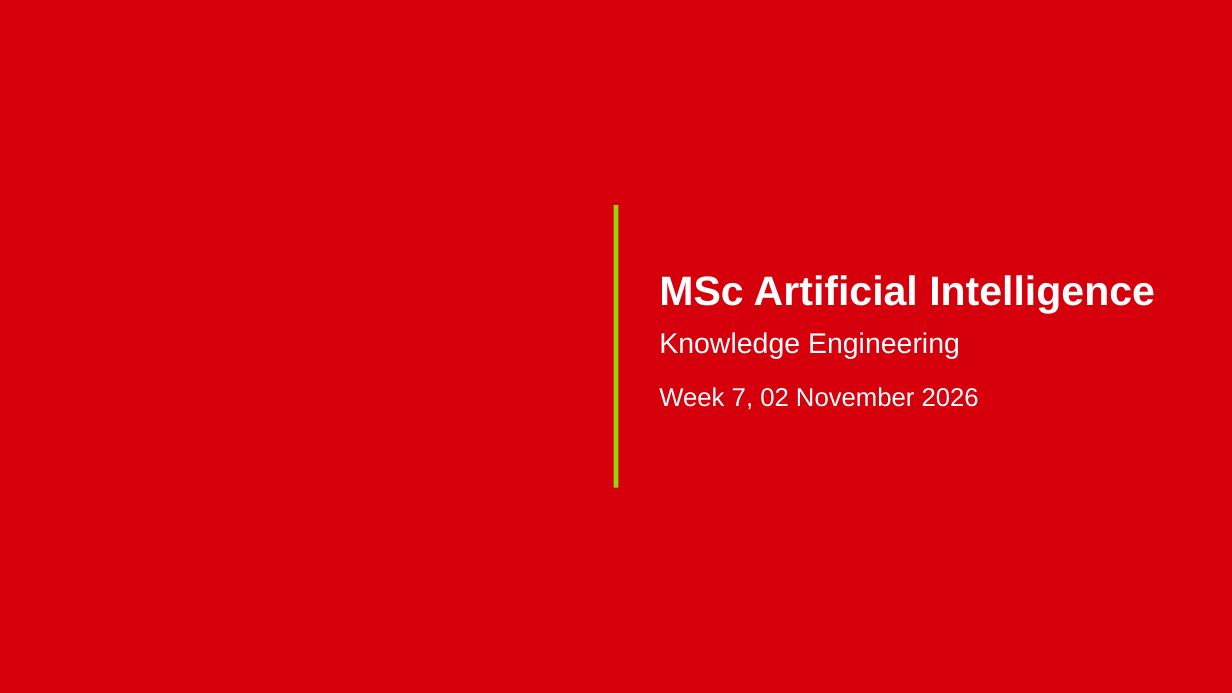
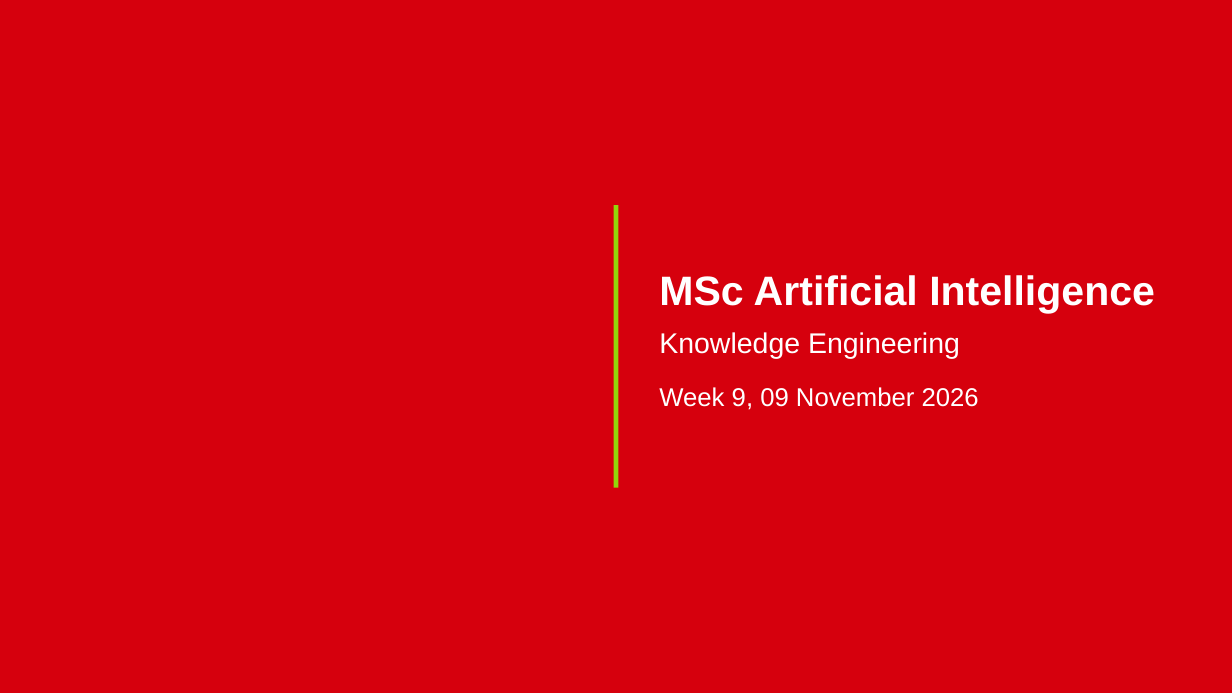
Before and after one commit to IainStyles/Knowledge-Engineering-2026, a slide deck: slide 1 of Slides/ECS8052 Week 7 2026-11-09.pptx. Drawn at 1232x693 pixels with LibreOffice and Linux fonts; fonts in the diff are those of the drawing; background and template pictures are left out. Boxes give left, top, right and bottom in pixels: in the first picture for what was removed or moved away, otherwise in the second. Text is boxed around its words. In the diff, an @@ line names an element or a change of style, - is before the commit and + after.

Commit message:
Post-lecture changes

```diff
--- a/Slides/ECS8052 Week 7 2026-11-09.pptx
+++ b/Slides/ECS8052 Week 7 2026-11-09.pptx
@@ text at bbox=[659, 387, 979, 410]: text changed @@
-Week 7, 02 November 2026
+Week 9, 09 November 2026
```
Also in this commit, not shown: 1 other file.
